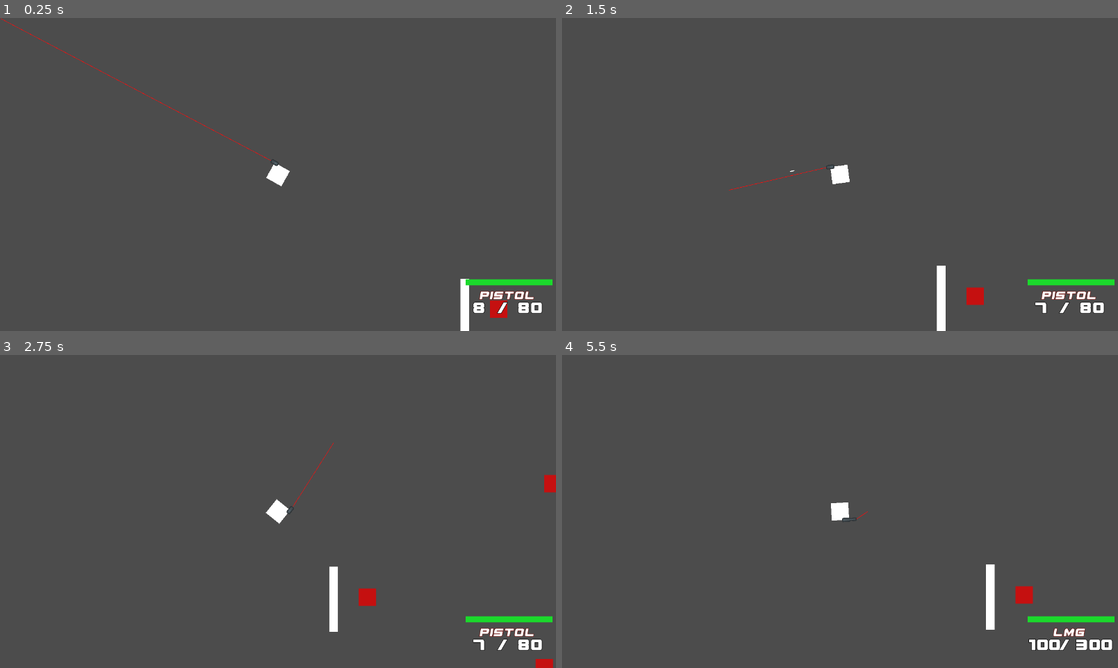
Above: before the commit, frames 1-4 (two rows, left to right).
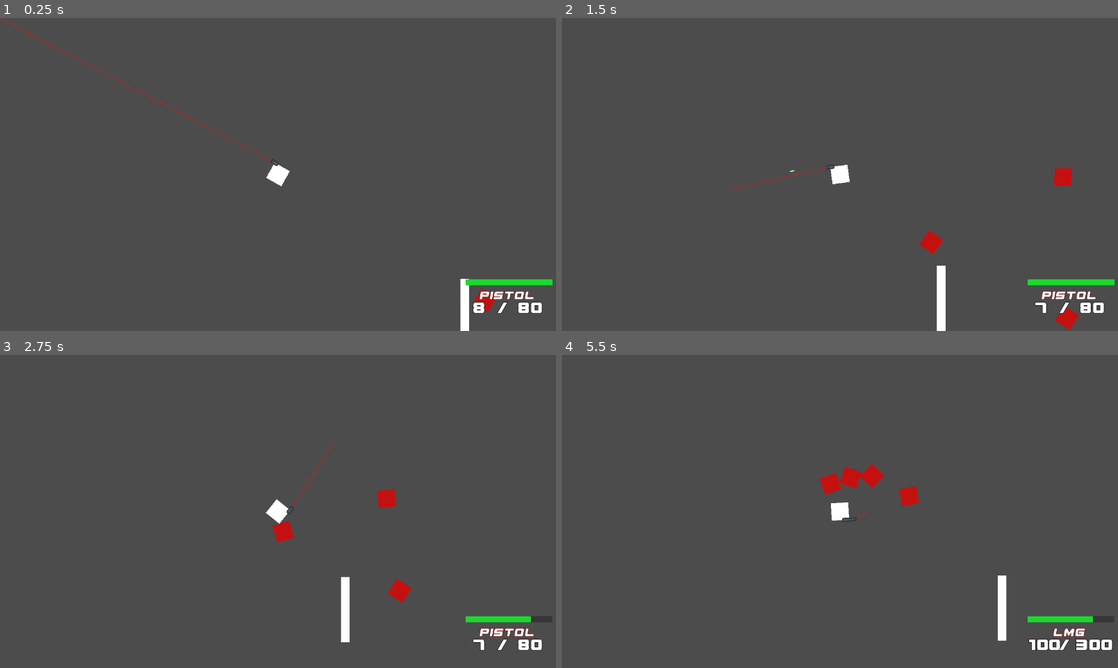
Above: after the commit, the same moments.

Repository: Eniiqz/CubeZ
Game: Godot game, scene res://World/World.tscn
Two runs of this game, one before a commit and one after it. Both use one fixed random seed, a clock stepped at 60 frames per second and the inputs below.
Inputs (mouse positions are in pixels of both pictures, inside the frame that each line leads up to):
- Up to frame 1 (0.25 s): no input
- Up to frame 2 (1.5 s): move the mouse to (962, 158) at 0.52 s; hold D (move_right) 0.53-1.28 s; hold Shift (move_sprint) 0.53-1.28 s; move the mouse to (728, 190) at 1.27 s; hold S (move_down) from 1.28 s (still down); click (728, 190) at 1.35 s
- Up to frame 3 (2.75 s): move the mouse to (333, 442) at 2.02 s; release S (move_down) at 2.03 s; hold D (move_right) from 2.03 s (still down); tap 1 (weapon_slot_1) at 2.1 s
- Up to frame 4 (5.5 s): move the mouse to (812, 574) at 2.77 s; release D (move_right) at 2.78 s; hold W (move_up) 2.78-3.53 s; tap 2 (weapon_slot_2) at 2.85 s; move the mouse to (1006, 558) at 3.52 s; hold 3 (weapon_slot_3) 3.53-4.28 s; hold A (move_left) 3.53-5.03 s; move the mouse to (673, 464) at 4.27 s; tap 4 (weapon_slot_4) at 4.35 s; move the mouse to (867, 511) at 5.02 s; hold S (move_down) from 5.03 s (still down); hold Shift (move_sprint) from 5.03 s (still down)

The runs differ from the first frame. In frame 1, 0.2% of the frame differs, in the area x 85-92%, y 86-96%; in frame 2, 0.7%; in frame 3, 1.7%, in the area x 49-100%, y 32-100%; in frame 4, 1.7%.

Commit message:
Added basic zombie pathfinding to player

Diff:
--- a/Zombie/Zombie.gd
+++ b/Zombie/Zombie.gd
@@ -14,7 +14,7 @@
 onready var ZombieArea = get_node("Area2D")
 
 func _ready():
-	pass
+	GlobalSignal.connect("on_death", self, "on_object_death")
 
 func dead():
 	GlobalSignal.emit_signal("on_death")
@@ -27,6 +27,10 @@
 
 func get_health():
 	return health
+
+func on_object_death(object):
+	if object == TargetedPlayer:
+		TargetedPlayer = null
 
 func on_health_update():
 	if health != previous_health:
@@ -58,7 +62,7 @@
 
 func _physics_process(delta):
 	if not TargetedPlayer:
-		print(search_for_player())
+		TargetedPlayer = search_for_player()
 	if TargetedPlayer != null:
 		look_at(TargetedPlayer.position)
 		var direction = (TargetedPlayer.get_global_position() - self.get_global_position()).normalized()
--- a/Zombie/ZombieSpawner.gd
+++ b/Zombie/ZombieSpawner.gd
@@ -8,7 +8,10 @@
 const Zombie = preload("res://Zombie/Zombie.tscn")
 
 func _ready():
+	SpawnTimer.start(float(spawn_time))
 	SpawnTimer.connect("timeout", self, "spawn_zombie")
 
 func spawn_zombie():
+	print("zombie spawned", spawn_time)
 	var new_zombie = Zombie.instance()
+	get_parent().add_child(new_zombie)
--- a/Zombie/ZombieSpawner.tscn
+++ b/Zombie/ZombieSpawner.tscn
@@ -7,4 +7,3 @@
 spawn_time = 5
 
 [node name="SpawnTimer" type="Timer" parent="."]
-autostart = true
